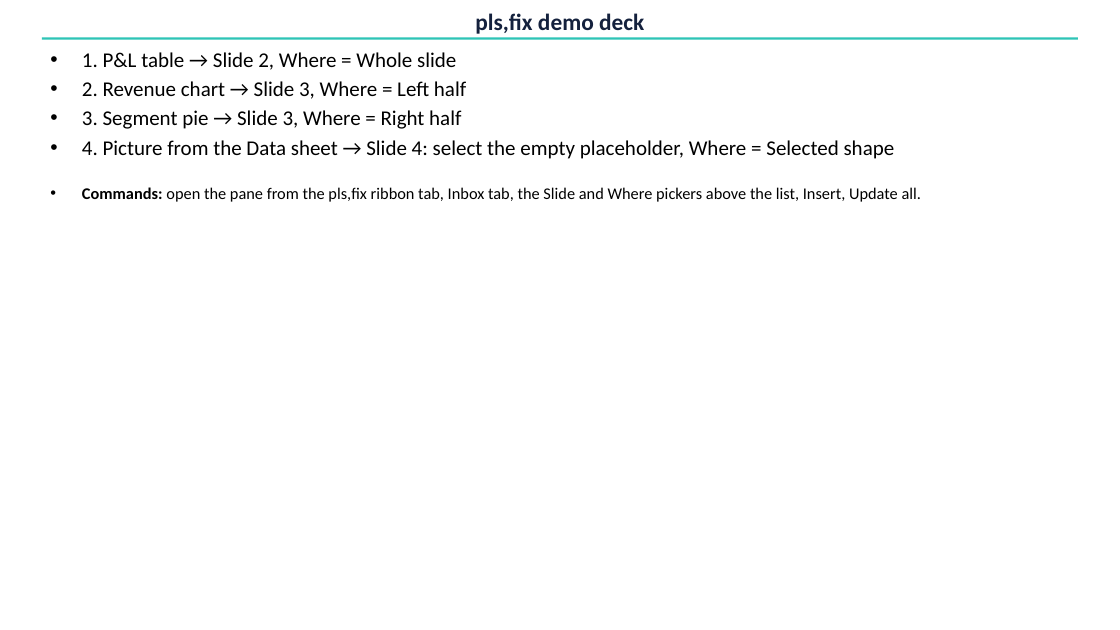
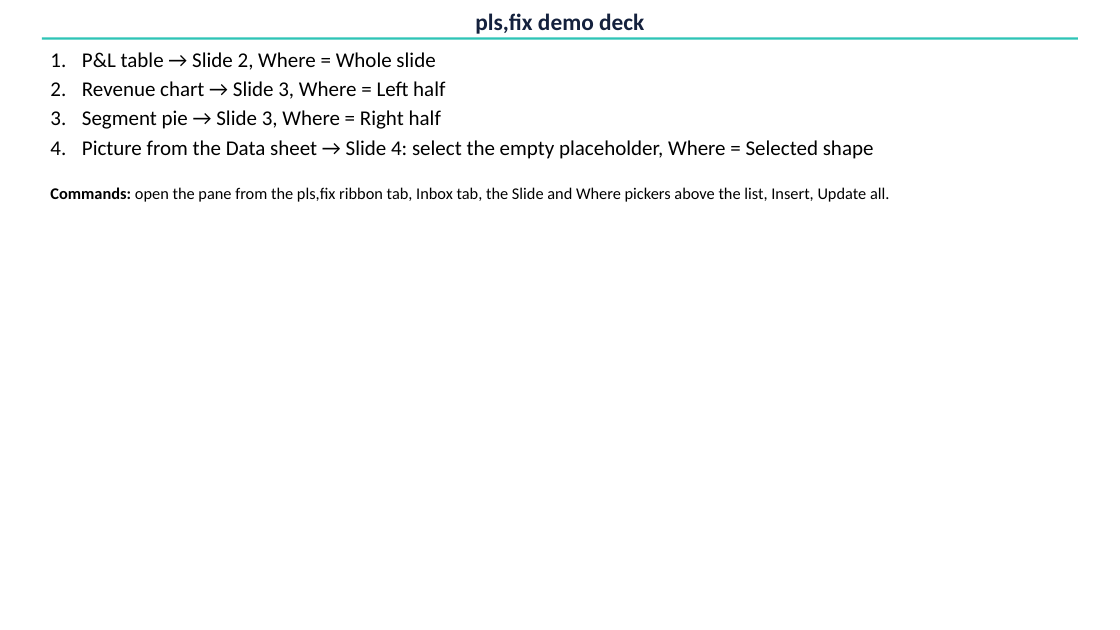
Before and after one commit to bendiksdaniels/plsfix, a slide deck: slide 1 of demo/deck/pls,fix Demo Deck.pptx. Drawn at 1120x630 pixels with LibreOffice and Linux fonts; fonts in the diff are those of the drawing. Boxes give left, top, right and bottom in pixels: in the first picture for what was removed or moved away, otherwise in the second. Text is boxed around its words. In the diff, an @@ line names an element or a change of style, - is before the commit and + after.

```diff
--- a/demo/deck/pls,fix Demo Deck.pptx
+++ b/demo/deck/pls,fix Demo Deck.pptx
@@ text at bbox=[82, 52, 874, 159]: text changed @@
-• 1. P&L table → Slide 2, Where = Whole slide
-• 2. Revenue chart → Slide 3, Where = Left half
-• 3. Segment pie → Slide 3, Where = Right half
-• 4. Picture from the Data sheet → Slide 4: select the empty placeholder, Where = Selected shape
+1. P&L table → Slide 2, Where = Whole slide
+2. Revenue chart → Slide 3, Where = Left half
+3. Segment pie → Slide 3, Where = Right half
+4. Picture from the Data sheet → Slide 4: select the empty placeholder, Where = Selected shape
@@ text at bbox=[50, 187, 889, 202]: bullet • to none @@
```
Also in this commit, not shown: 2 other files.
